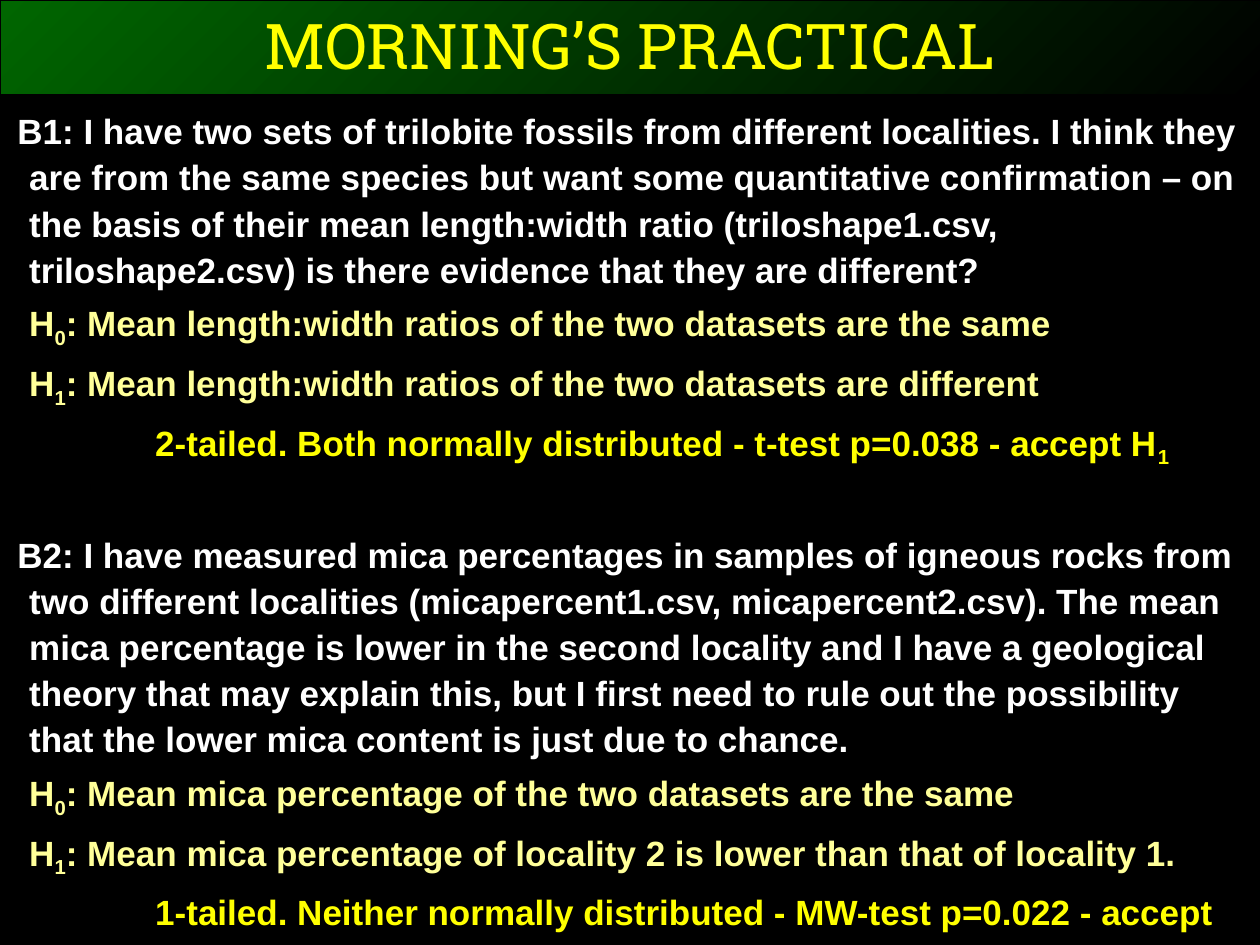
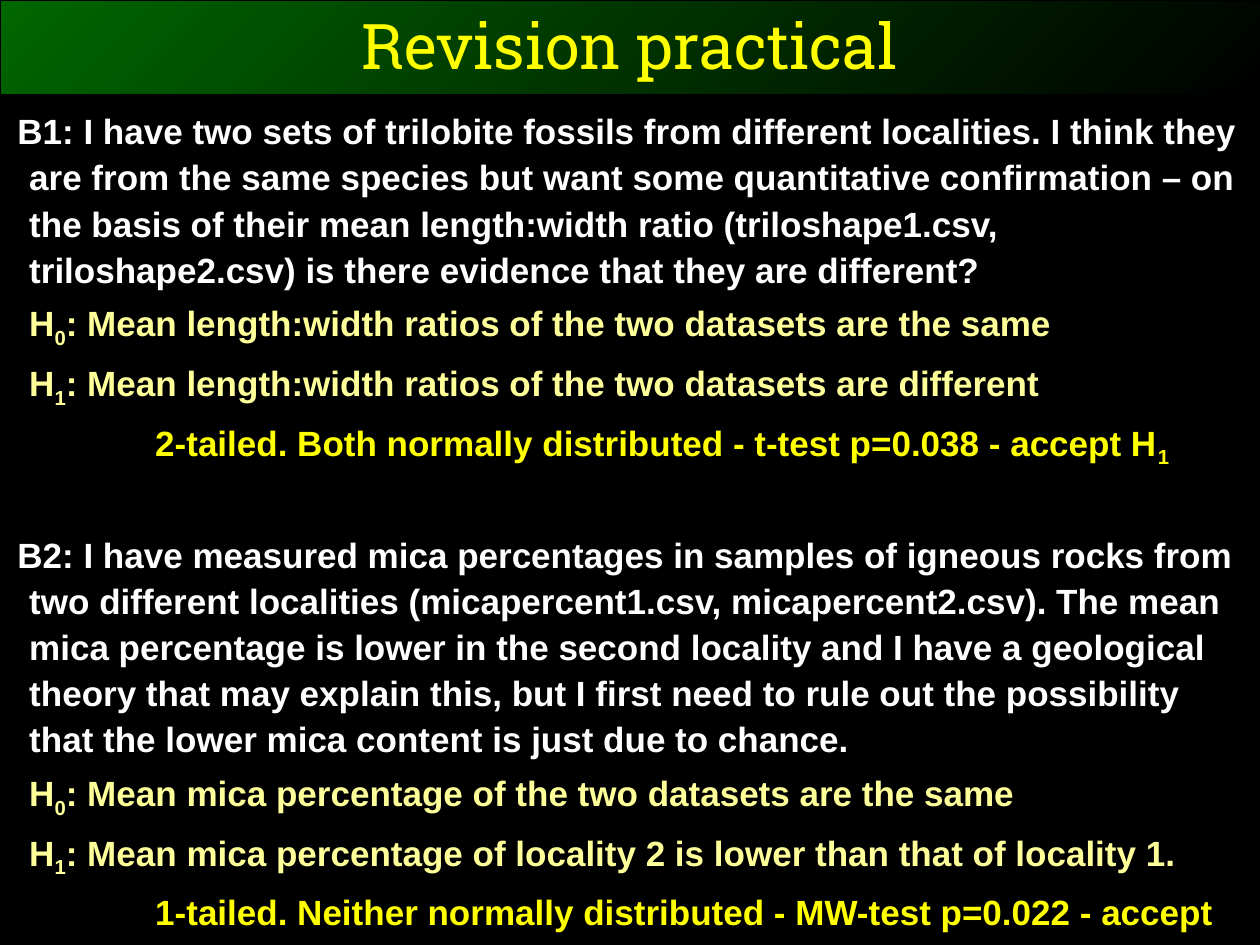
Before and after one commit to ggorman/Introduction-to-stats-for-geoscientists, a slide deck: slide 2 of slides/CSFG8.pptx. Drawn at 1260x945 pixels with LibreOffice and Linux fonts; fonts in the diff are those of the drawing. Boxes give left, top, right and bottom in pixels: in the first picture for what was removed or moved away, otherwise in the second. Text is boxed around its words. In the diff, an @@ line names an element or a change of style, - is before the commit and + after.

```diff
--- a/slides/CSFG8.pptx
+++ b/slides/CSFG8.pptx
@@ text at (362,21,898,82): text changed @@
-MORNING’S PRACTICAL
+Revision practical
```
Also in this commit, not shown: 9 other slides changed, 4 other files.
